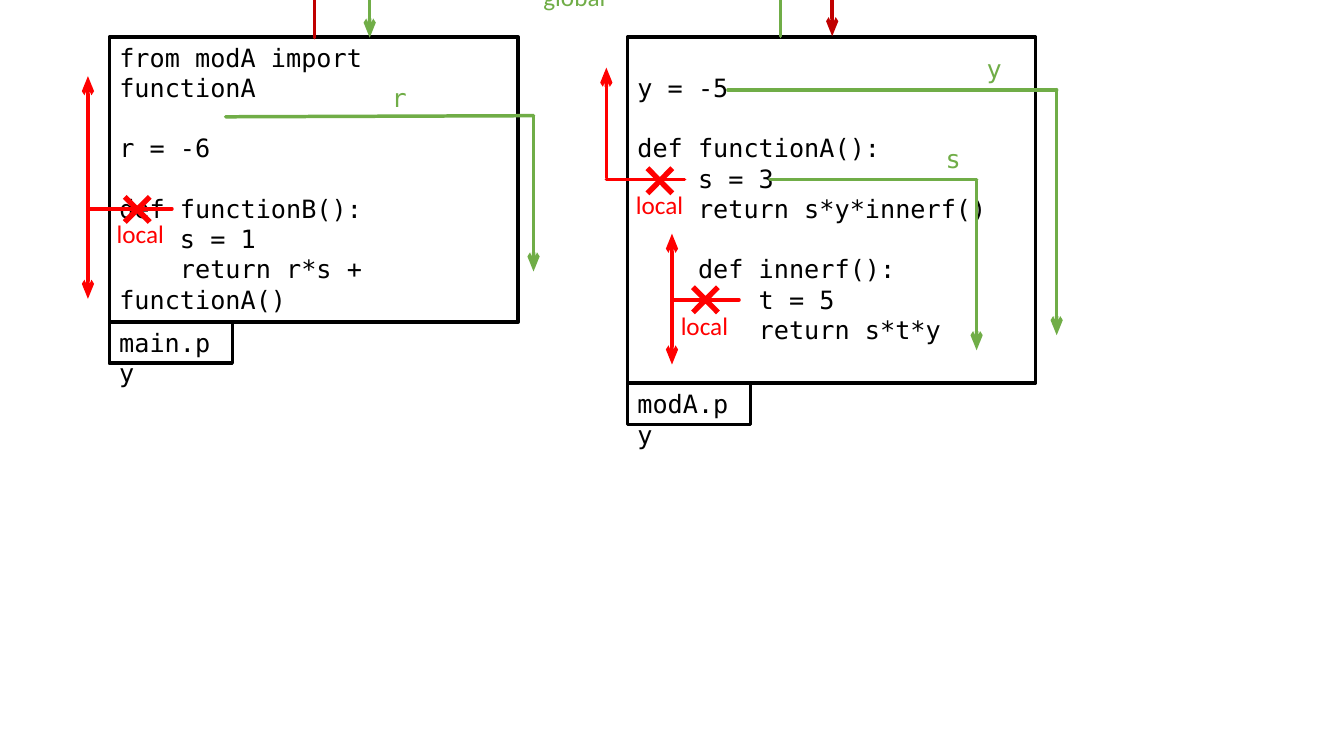
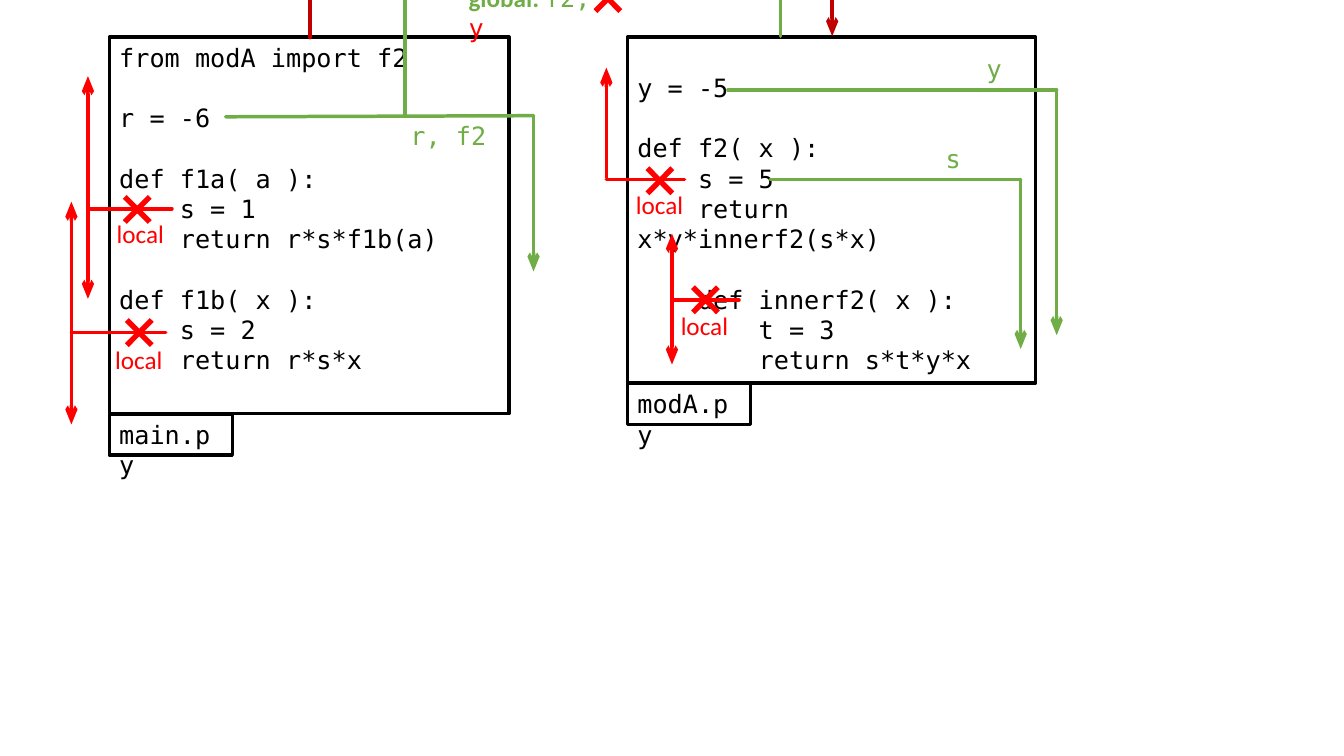
Before and after one commit to jahrWork/Advanced_programming, a slide deck: slide 2 of doc/Figures/TEMP/Scope.pptx. Drawn at 1344x756 pixels with LibreOffice and Linux fonts; fonts in the diff are those of the drawing. Boxes give left, top, right and bottom in pixels: in the first picture for what was removed or moved away, otherwise in the second. Text is boxed around its words. In the diff, an @@ line names an element or a change of style, - is before the commit and + after.

```diff
--- a/doc/Figures/TEMP/Scope.pptx
+++ b/doc/Figures/TEMP/Scope.pptx
@@ elbow arrow moved from (315, 37) - (833, 36) to (310, 37) - (833, 36) @@
@@ arrow moved from (370, 37) - (370, 0) to (405, 116) - (405, 0) @@
@@ arrow (405, 116) - (405, 0): arrow to line @@
@@ text at box(469, 0, 591, 43): text changed; bold on @@
-global
+global: f2, y
@@ cross added at box(584, 0, 632, 23), fill #FF0000 @@
@@ rectangle "from modA import f2": place and size @@
-rectangle "from modA import f2" at box(109, 37, 518, 323)
+rectangle "from modA import f2" at box(109, 37, 508, 414)
@@ text in rectangle at box(119, 46, 407, 73): text changed @@
-from modA import functionA
+from modA import f2
@@ text at box(410, 126, 486, 149): text changed @@
-r
+r, f2
@@ text in rectangle at box(637, 138, 971, 375): text changed @@
-def functionA():
-s = 3
-return s*y*innerf()
-def innerf():
-t = 5
-return s*t*y
+def f2( x ):
+s = 5
+return x*y*innerf2(s*x)
+def innerf2( x ):
+t = 3
+return s*t*y*x
@@ text in rectangle at box(119, 169, 271, 192): text changed @@
-def functionB():
+def f1a( a ):
@@ line moved from (977, 179) - (770, 179) to (1021, 179) - (770, 179) @@
@@ arrow moved from (977, 351) - (977, 180) to (1021, 349) - (1021, 179) @@
@@ double arrow added from (72, 202) to (72, 424), #FF0000 2.5 pt @@
@@ text in rectangle at box(119, 229, 438, 370): text changed @@
-return r*s + functionA()
+return r*s*f1b(a)
+def f1b( x ):
+s = 2
+return r*s*x
@@ cross added at box(115, 309, 163, 357), fill #FF0000 @@
@@ line added from (165, 333) to (72, 333), #FF0000 2.5 pt @@
@@ text added at box(115, 351, 162, 369), 18 pt, text #FF0000 @@
+local
@@ rectangle "main.py": place and size @@
-rectangle "main.py" at box(109, 323, 232, 363)
+rectangle "main.py" at box(109, 414, 232, 455)
```
Also in this commit, not shown: 1 other slide changed, 4 other files.
